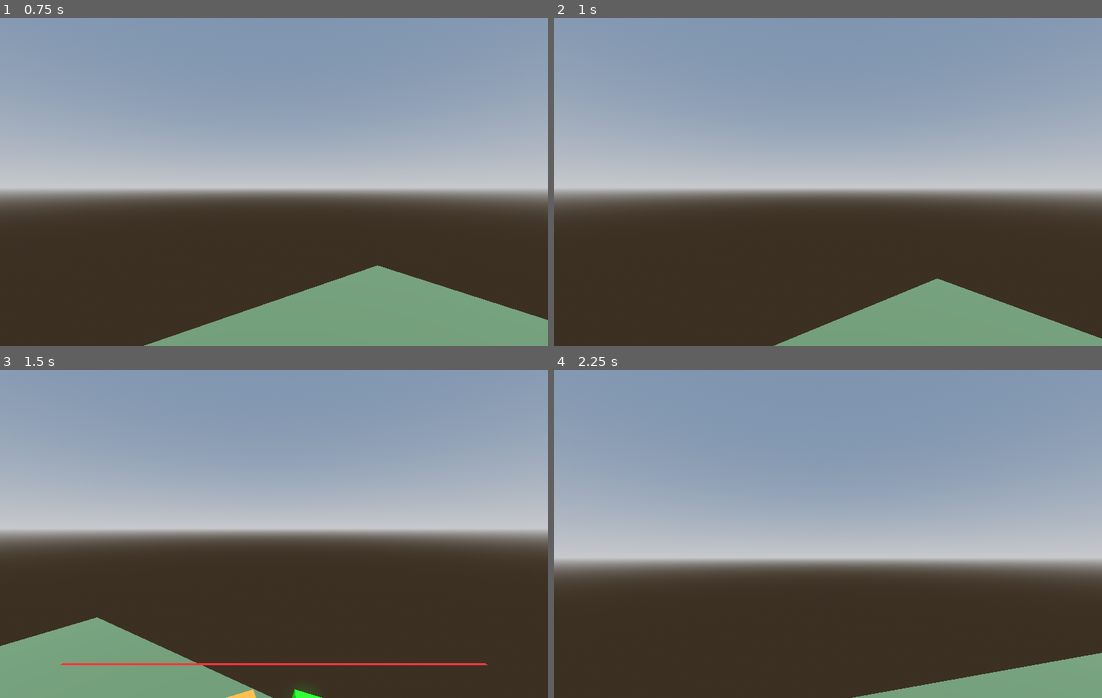
Above: before the commit, frames 1-4 (two rows, left to right).
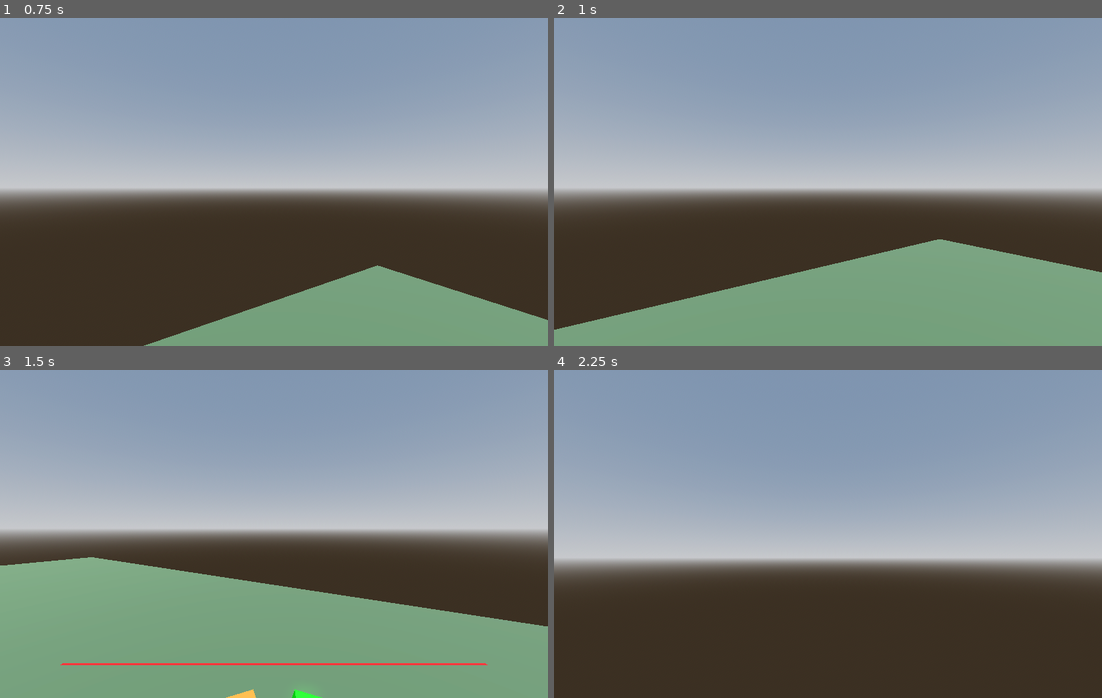
Above: after the commit, the same moments.

Repository: marcolatellafrias/character-parametric
Game: Godot game, scene res://Scenes/Demo.tscn
Two runs of this game, one before a commit and one after it. Both use one fixed random seed, a clock stepped at 60 frames per second and the inputs below.
Inputs (mouse positions are in pixels of both pictures, inside the frame that each line leads up to):
- Up to frame 1 (0.75 s): tap Enter at 0.5 s; move the mouse to (301, 182) at 0.52 s; hold W (move_forward) from 0.53 s (still down); hold E from 0.53 s (still down)
- Up to frame 2 (1 s): keep holding W (move_forward); keep holding E; tap Space (jump) at 0.77 s
- Up to frame 3 (1.5 s): keep holding W (move_forward); move the mouse to (246, 534) at 1.27 s; release E at 1.28 s; tap Q at 1.35 s
- Up to frame 4 (2.25 s): keep holding W (move_forward); tap Space (jump) at 1.52 s; move the mouse to (838, 527) at 2.02 s; hold E from 2.03 s (still down)

Frame 1 is identical in both runs. In frame 2, 15% of the frame differs, in the area x 0-100%, y 67-100%; in frame 3, 26%, in the area x 0-100%, y 57-100%; in frame 4, 3.2%.

Commit message:
Descripción del cambio (por ejemplo: agregar animación de salto)

Diff:
--- a/Scenes/Demo.tscn
+++ b/Scenes/Demo.tscn
@@ -135,11 +135,11 @@
 [node name="ik_targets" type="Node3D" parent="player_root"]
 
 [node name="Mirror3D" parent="." instance=ExtResource("8_ecetj")]
-transform = Transform3D(0.8666269, 0, -0.49895668, 0, 1, 0, 0.49895668, 0, 0.8666269, -3.8841076, 1.3730404, 7.675707)
+transform = Transform3D(0.8666269, 0, -0.49895668, 0, 1, 0, 0.49895668, 0, 0.8666269, -0.33899403, 1.3730404, -2.981861)
 size = Vector2(5, 3)
 
 [node name="jointTest" type="Node3D" parent="."]
-transform = Transform3D(1, 0, 0, 0, 0.9771941, -0.21234822, 0, 0.21234822, 0.9771941, 0, 0, 0)
+transform = Transform3D(1, 0, 0, 0, 0.9771941, -0.21234822, 0, 0.21234822, 0.9771941, 6.2752385, 0, 0)
 
 [node name="Generic6DOFJoint3D" type="Generic6DOFJoint3D" parent="jointTest"]
 transform = Transform3D(1, 0, 0, 0, 1, 0, 0, 0, 1, 0, 2.833518, -7.200518)
--- a/scripts/bone_instantiator.gd
+++ b/scripts/bone_instantiator.gd
@@ -35,27 +35,27 @@
 	set(value):
 		has_neck = value
 		initialize_skeleton()
-
 
 #Step sizes
 var step_radius_walk := 0.1
 var step_radius_turn := 0.05
 
 #IK variables
+@onready var ik_targets := $"../../ik_targets"
 var pole_distance: float = 0.8
 var target_height: float = -2.0
 var left_color: Color = Color(1, 0, 0)      # rojo
 var right_color: Color = Color(0, 1, 0)    # verde
 var raycast_color: Color = Color(0, 0, 1)    # verde
-var raycast_lenght: float #la distancia del raycast desde la altura del rootbone
-var left_pole: Node3D
-var right_pole: Node3D
-var left_target: Node3D
-var right_target: Node3D
-var current_left_target: Node3D
-var current_right_target: Node3D
-var left_raycast: RayCast3D
-var right_raycast: RayCast3D
+var raycast_leg_lenght: float #la distancia del raycast desde la altura del rootbone
+var left_leg_pole: Node3D
+var right_leg_pole: Node3D
+var left_leg_next_target: Node3D
+var right_leg_next_target: Node3D
+var left_leg_current_target: Node3D
+var right_leg_current_target: Node3D
+var left_leg_raycast: RayCast3D
+var right_leg_raycast: RayCast3D
 
 #Tamaños de huesos
 var head_size: Vector3
@@ -142,7 +142,7 @@
 	var arm_total := torso_height * arms_proportion
 	upper_arm_size = Vector3(0.1, arm_total * 0.55, 0.1)
 	lower_arm_size = Vector3(0.1, arm_total * 0.45, 0.1)
-	raycast_lenght = leg_height * 1.5
+	raycast_leg_lenght = leg_height * 1.5
 
 func _ready() -> void:
 	initialize_skeleton()
@@ -190,56 +190,56 @@
 	create_ik_controls()
 
 func create_ik_controls() -> void:
-	left_raycast = RayCast3D.new()
-	left_raycast.target_position = Vector3(0,-raycast_lenght,0)
-	left_raycast.add_child(DebugUtil.create_debug_line(raycast_color, raycast_lenght))
-	left_raycast.translate(Vector3(-hip_width.y,0,0))
-	add_child(left_raycast)
-	right_raycast = RayCast3D.new()
-	right_raycast.target_position = Vector3(0,-raycast_lenght,0)
-	right_raycast.add_child(DebugUtil.create_debug_line(raycast_color, raycast_lenght))
-	right_raycast.translate(Vector3(hip_width.y,0,0))
-	add_child(right_raycast)
+	left_leg_raycast = RayCast3D.new()
+	left_leg_raycast.target_position = Vector3(0,-raycast_leg_lenght,0)
+	left_leg_raycast.add_child(DebugUtil.create_debug_line(raycast_color, raycast_leg_lenght))
+	left_leg_raycast.translate(Vector3(-hip_width.y,0,0))
+	add_child(left_leg_raycast)
+	right_leg_raycast = RayCast3D.new()
+	right_leg_raycast.target_position = Vector3(0,-raycast_leg_lenght,0)
+	right_leg_raycast.add_child(DebugUtil.create_debug_line(raycast_color, raycast_leg_lenght))
+	right_leg_raycast.translate(Vector3(hip_width.y,0,0))
+	add_child(right_leg_raycast)
 
 	# === LEFT POLE ===
-	left_pole = Node3D.new()
-	add_child(left_pole)
-	left_pole.global_position = left_lower_leg.global_position + left_lower_leg.global_transform.basis.z * pole_distance
-	left_pole.add_child(DebugUtil.create_debug_sphere(left_color))
+	left_leg_pole = Node3D.new()
+	add_child(left_leg_pole)
+	left_leg_pole.global_position = left_lower_leg.global_position + left_lower_leg.global_transform.basis.z * pole_distance
+	left_leg_pole.add_child(DebugUtil.create_debug_sphere(left_color))
 
 	# === RIGHT POLE ===
-	right_pole = Node3D.new()
-	add_child(right_pole)
-	right_pole.global_position = right_lower_leg.global_position + right_lower_leg.global_transform.basis.z * pole_distance
-	right_pole.add_child(DebugUtil.create_debug_sphere(right_color))
+	right_leg_pole = Node3D.new()
+	add_child(right_leg_pole)
+	right_leg_pole.global_position = right_lower_leg.global_position + right_lower_leg.global_transform.basis.z * pole_distance
+	right_leg_pole.add_child(DebugUtil.create_debug_sphere(right_color))
 
 	# === IK TARGETS ===
-	left_target = Node3D.new()
-	add_child(left_target)
-	left_target.position = Vector3(-hip_width.y,-raycast_lenght,0)
-	left_target.add_child(DebugUtil.create_debug_sphere(left_color))
-
-	right_target = Node3D.new()
-	add_child(right_target)
-	right_target.position = Vector3(hip_width.y,-raycast_lenght,0)
-	right_target.add_child(DebugUtil.create_debug_sphere(right_color))
-
-func _physics_process(delta: float) -> void:
-	left_raycast.force_raycast_update()
-	if left_raycast.is_colliding():
-		var collisionPoint : Vector3 = left_raycast.get_collision_point()
-		left_target.global_position = collisionPoint
-		#if (!current_left_target):
-			#current_left_target = Node3D.new()
-			#current_left_target.global_position = collisionPoint
-			#current_left_target.add_child(DebugUtil.create_debug_cube(right_color))
-			#custom_add_sibling(current_left_target)
-	right_raycast.force_raycast_update()
-	if right_raycast.is_colliding():
-		var collisionPoint : Vector3 = right_raycast.get_collision_point()
-		right_target.global_position = collisionPoint
-
-func custom_add_sibling(sibling: Node) -> void:
-	var parent = get_parent()
-	if parent:
-		parent.add_child(sibling)
+	left_leg_next_target = Node3D.new()
+	add_child(left_leg_next_target)
+	left_leg_next_target.position = Vector3(-hip_width.y,-raycast_leg_lenght,0)
+	left_leg_next_target.add_child(DebugUtil.create_debug_sphere(left_color))
+
+	right_leg_next_target = Node3D.new()
+	add_child(right_leg_next_target)
+	right_leg_next_target.position = Vector3(hip_width.y,-raycast_leg_lenght,0)
+	right_leg_next_target.add_child(DebugUtil.create_debug_sphere(right_color))
+
+func _physics_process(_delta: float) -> void:
+	left_leg_raycast.force_raycast_update()
+	if left_leg_raycast.is_colliding():
+		var collisionPoint : Vector3 = left_leg_raycast.get_collision_point()
+		left_leg_next_target.global_position = collisionPoint
+		if (!left_leg_current_target):
+			left_leg_current_target = Node3D.new()
+			left_leg_current_target.add_child(DebugUtil.create_debug_cube(left_color))
+			ik_targets.add_child(left_leg_current_target)
+			left_leg_current_target.global_position = collisionPoint
+	right_leg_raycast.force_raycast_update()
+	if right_leg_raycast.is_colliding():
+		var collisionPoint : Vector3 = right_leg_raycast.get_collision_point()
+		right_leg_next_target.global_position = collisionPoint
+		if (!right_leg_current_target):
+			right_leg_current_target = Node3D.new()
+			right_leg_current_target.add_child(DebugUtil.create_debug_cube(right_color))
+			ik_targets.add_child(right_leg_current_target)
+			right_leg_current_target.global_position = collisionPoint
